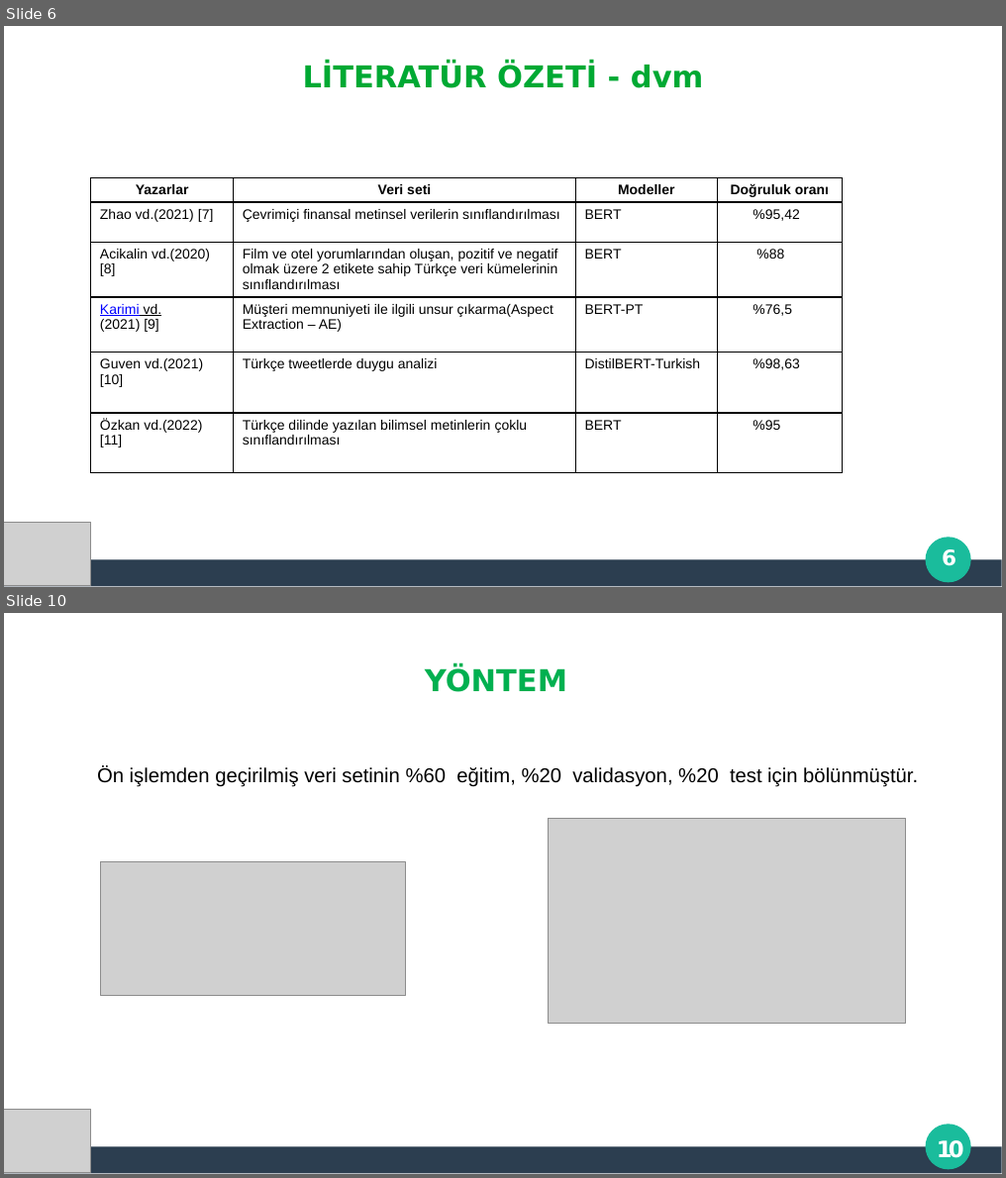
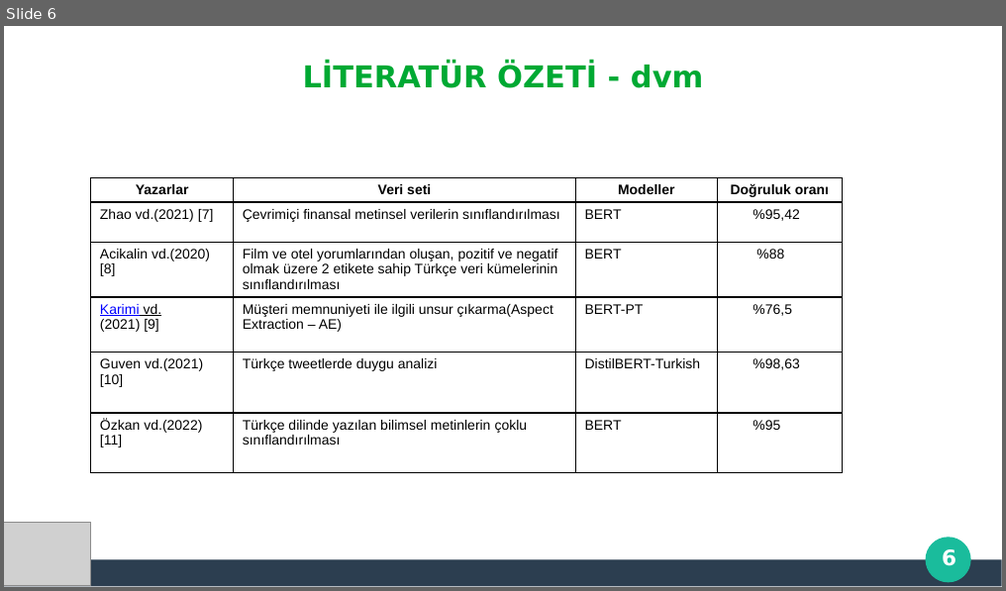
Before and after one commit to thealper2/gat0r-nlp, a slide deck: GATOR_Sunum.pptx. Shown one above the other, each under a label of ours: slides 6 and 10 before the commit, slide 6 after it; the slides between them are not shown. The pictures are 1006x1178 and 1006x591 pixels, drawn with LibreOffice and Linux fonts; fonts in the diff are those of the drawing; grey boxes stand for pictures; background and template pictures are left out. Boxes give left, top, right and bottom in pixels: in the first picture for what was removed or moved away, otherwise in the second. Text is boxed around its words. In the diff, an @@ line names an element or a change of style, - is before the commit and + after.

```diff
--- a/GATOR_Sunum.pptx
+++ b/GATOR_Sunum.pptx
@@ slide 10 removed at (x1=4, y1=613, x2=1002, y2=1174), background #FFFFFF; not listed: 3 template elements that a slide beside it also shows @@
@@ title removed at (x1=425, y1=666, x2=567, y2=692) @@
-YÖNTEM
@@ text removed at (x1=97, y1=766, x2=918, y2=787) @@
-Ön işlemden geçirilmiş veri setinin %60 eğitim, %20 validasyon, %20 test için bölünmüştür.
@@ picture removed at (x1=548, y1=818, x2=905, y2=1024) @@
@@ picture removed at (x1=100, y1=862, x2=406, y2=996) @@
@@ picture removed at (x1=4, y1=1110, x2=91, y2=1173) @@
@@ page number removed at (x1=937, y1=1141, x2=964, y2=1164) @@
-10
```
Also in this commit, not shown: 3 slides changed, 9 slides added, 9 other slides removed.
